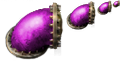
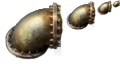
Two versions of the same layered image (120×64). Layer-by-layer changes:
pixels changed over box(10, 1, 118, 54) (layer not identified)
